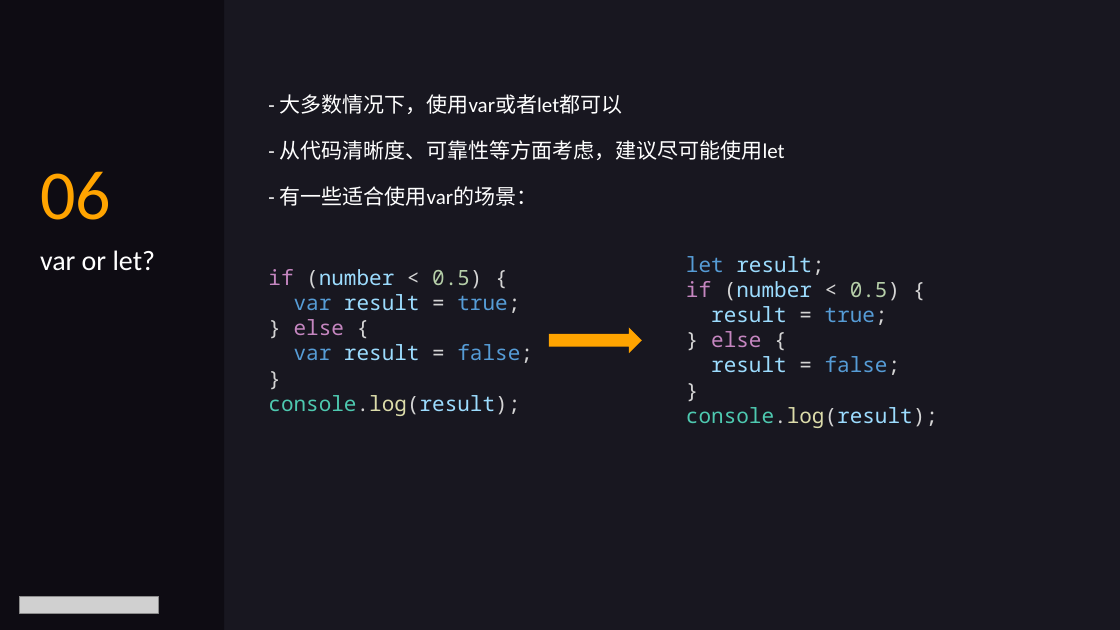
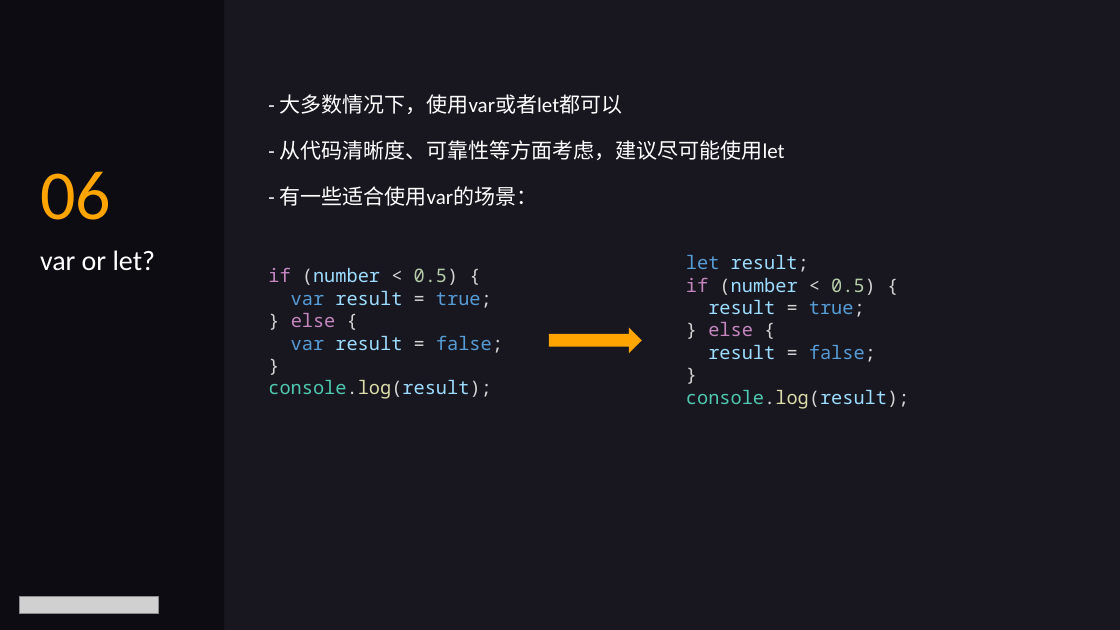
Before and after one commit to luqiuyuan/reactjs_course, a slide deck: slide 9 of lectures/lecture01.pptx. Drawn at 1120x630 pixels with LibreOffice and Linux fonts; fonts in the diff are those of the drawing; grey boxes stand for pictures. Boxes give left, top, right and bottom in pixels: in the first picture for what was removed or moved away, otherwise in the second. Text is boxed around its words. In the diff, an @@ line names an element or a change of style, - is before the commit and + after.

```diff
--- a/lectures/lecture01.pptx
+++ b/lectures/lecture01.pptx
@@ text "if (number < 0.5) {" at box(268, 267, 503, 399): size 18 to 16 pt @@
@@ text "let result;" at box(686, 255, 909, 409): size 18 to 16 pt @@
```
Also in this commit, not shown: 4 other slides changed, 1 slide added.
